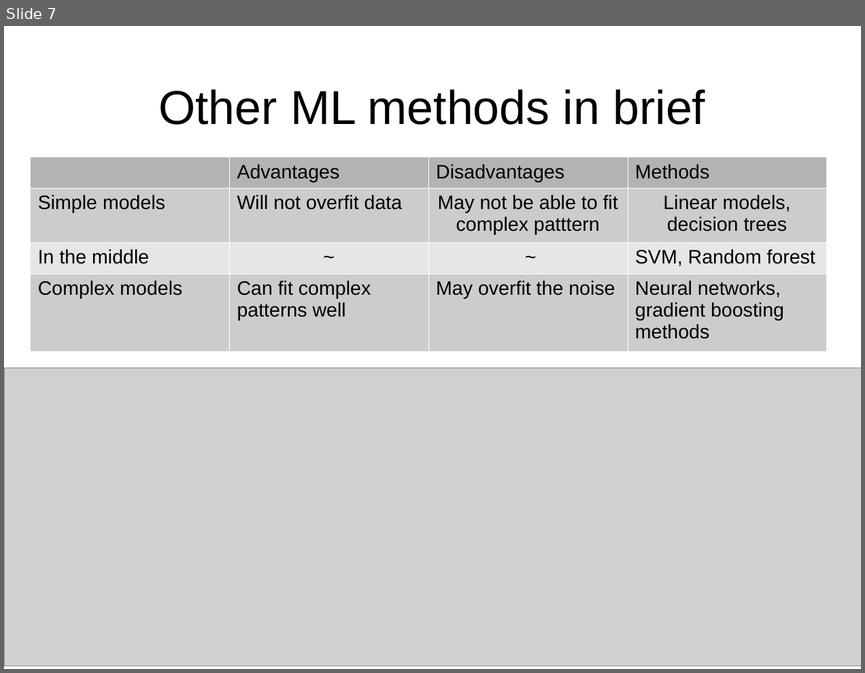
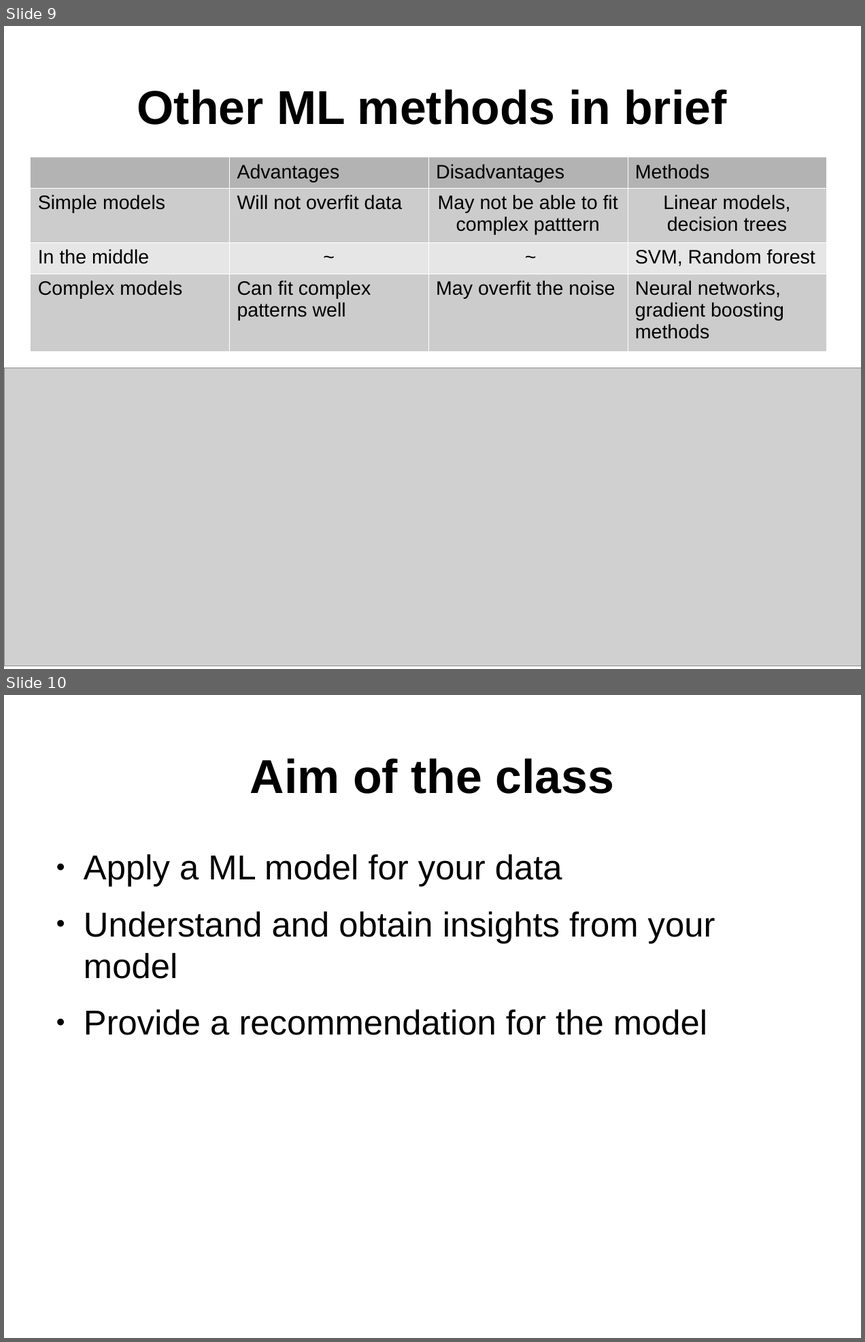
Before and after one commit to leexa90/ML_course_BII, a slide deck: opening_slides.odp. Shown one above the other, each under a label of ours: slide 7 before the commit, slides 9 and 10 after it. The pictures are 865x673 and 865x1342 pixels, drawn with LibreOffice and Linux fonts; fonts in the diff are those of the drawing; grey boxes stand for pictures. Boxes give left, top, right and bottom in pixels: in the first picture for what was removed or moved away, otherwise in the second. Text is boxed around its words. In the diff, an @@ line names an element or a change of style, - is before the commit and + after.

```diff
--- a/opening_slides.odp
+++ b/opening_slides.odp
@@ slide 10 added at (x1=4, y1=695, x2=861, y2=1338), background #FFFFFF @@
@@ title added at (x1=250, y1=758, x2=614, y2=794), 44 pt, text #000000, bold @@
+Aim of the class
@@ text added at (x1=84, y1=854, x2=715, y2=1035), 32 pt, text #000000 @@
+● Apply a ML model for your data
+● Understand and obtain insights from your model
+● Provide a recommendation for the model
@@ what was slide 7 is now slide 9 @@
@@ slide 9 changed as well @@
@@ title "Other ML methods in brief" at (x1=137, y1=89, x2=726, y2=125): bold on @@
```
Also in this commit, not shown: 10 other slides changed, 9 other slides added.
